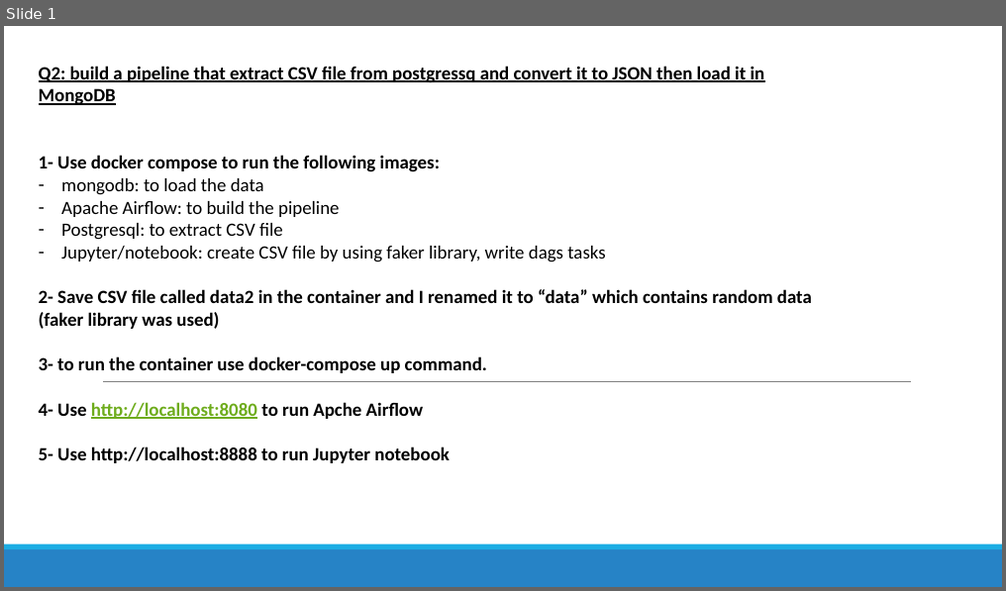
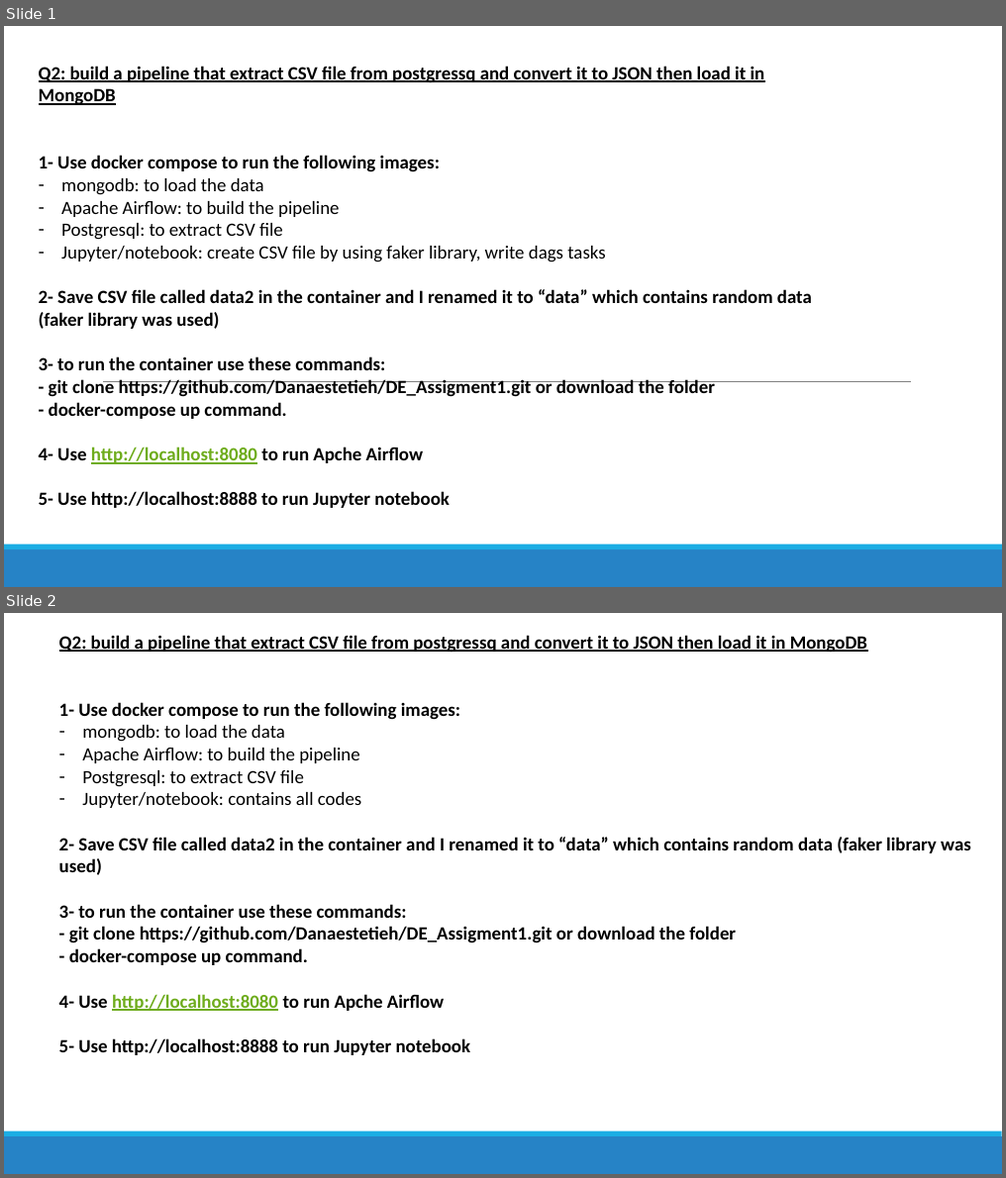
Before and after one commit to Danaestetieh/DE_Assigment1, a slide deck: Assignment 1 - Q2 Dana Estetieh.pptx. Shown one above the other, each under a label of ours: slide 1 before the commit, slides 1 and 2 after it. The pictures are 1006x591 and 1006x1178 pixels, drawn with LibreOffice and Linux fonts; fonts in the diff are those of the drawing. Boxes give left, top, right and bottom in pixels: in the first picture for what was removed or moved away, otherwise in the second. Text is boxed around its words. In the diff, an @@ line names an element or a change of style, - is before the commit and + after.

```diff
--- a/Assignment 1 - Q2 Dana Estetieh.pptx
+++ b/Assignment 1 - Q2 Dana Estetieh.pptx
@@ slide 2 added at (4,613,1002,1174), background #FFFFFF; not listed: 2 template elements that a slide beside it also shows @@
@@ text added at (59,635,971,1056), 18 pt, text #000000, bold @@
+Q2: build a pipeline that extract CSV file from postgressq and convert it to JSON then load it in MongoDB
+1- Use docker compose to run the following images:
+– mongodb: to load the data
+– Apache Airflow: to build the pipeline
+– Postgresql: to extract CSV file
+– Jupyter/notebook: contains all codes
+2- Save CSV file called data2 in the container and I renamed it to “data” which contains random data (faker library was used)
+3- to run the container use these commands:
+- git clone https://github.com/Danaestetieh/DE_Assigment1.git or download the folder
+- docker-compose up command.
+4- Use http://localhost:8080 to run Apche Airflow
+5- Use http://localhost:8888 to run Jupyter notebook
@@ slide 1 changed as well @@
@@ text at (39,357,715,419): text changed @@
-3- to run the container use docker-compose up command.
+3- to run the container use these commands:
+- git clone https://github.com/Danaestetieh/DE_Assigment1.git or download the folder
+- docker-compose up command.
```
Also in this commit, not shown: 1 other slide changed, 2 other slides added, 1 slide removed.
